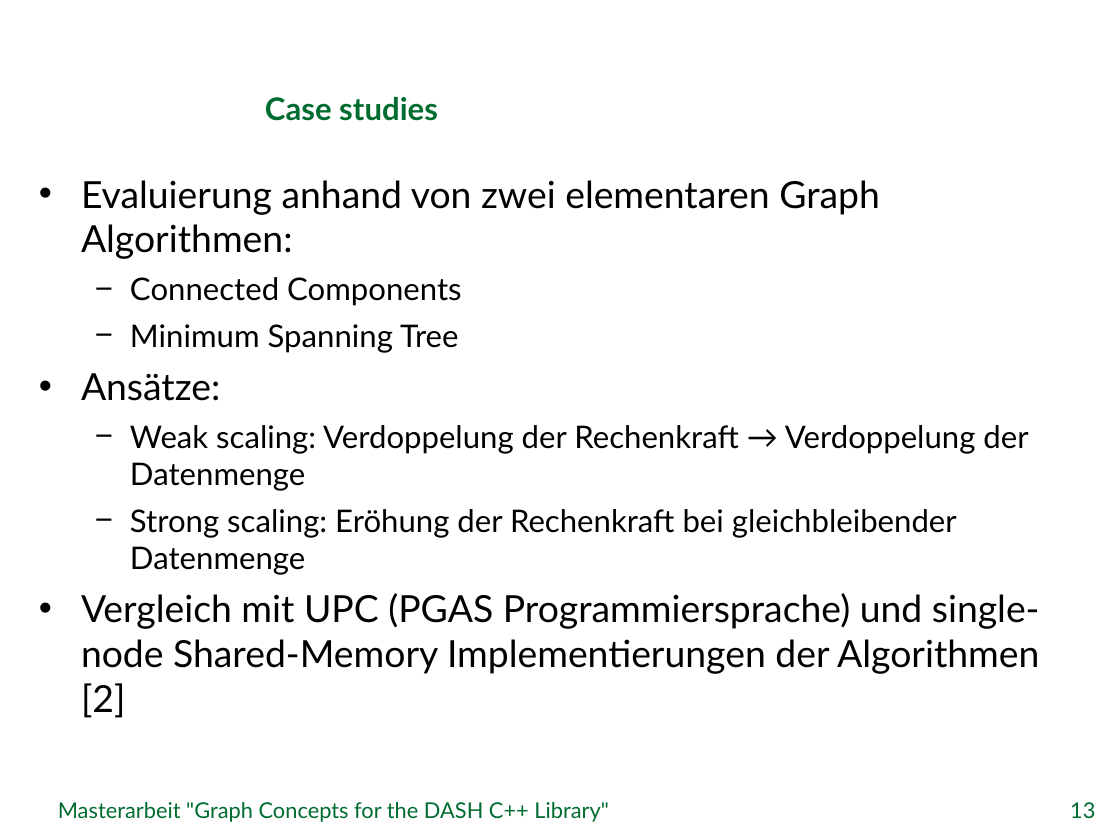
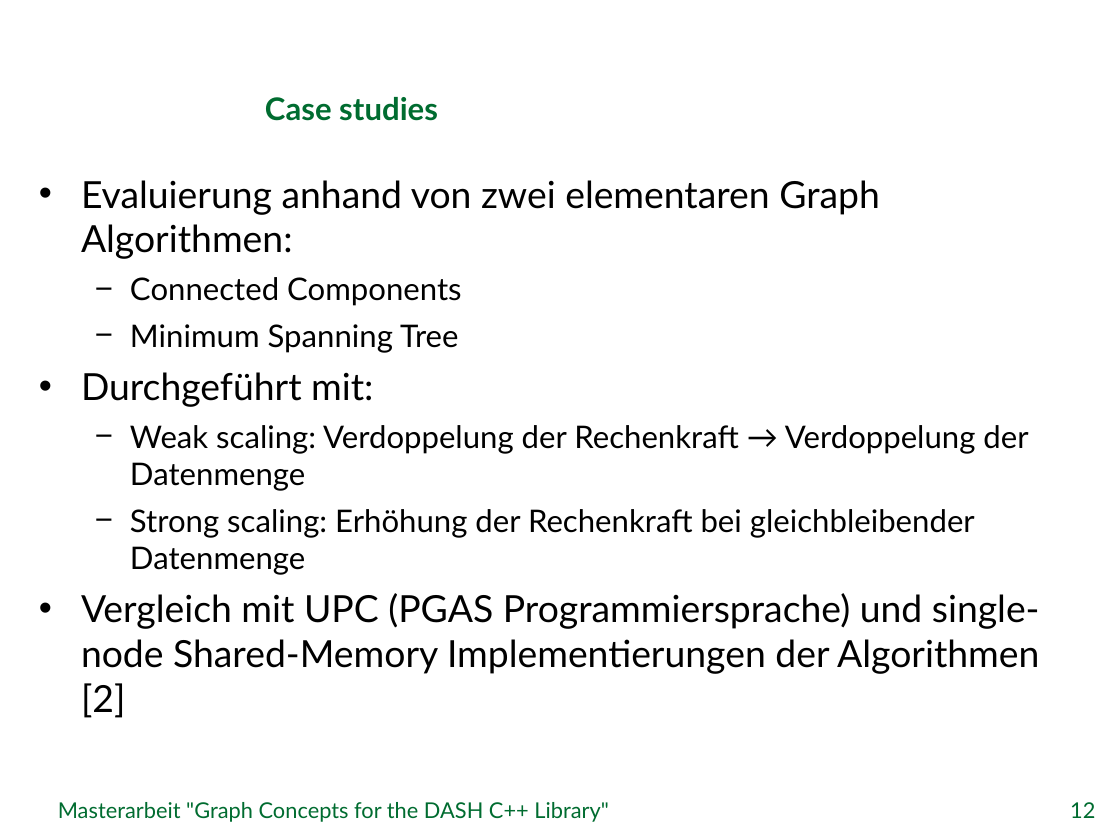
Before and after one commit to stiefn/dyn-data-structures-thesis, a slide deck: slide 12 of Folien/Abschlusssvortrag_Stefan_Effenberger.pptx (slide 13 before the commit). Drawn at 1120x840 pixels with LibreOffice and Linux fonts; fonts in the diff are those of the drawing; background and template pictures are left out. Boxes give left, top, right and bottom in pixels: in the first picture for what was removed or moved away, otherwise in the second. Text is boxed around its words. In the diff, an @@ line names an element or a change of style, - is before the commit and + after.

```diff
--- a/Folien/Abschlusssvortrag_Stefan_Effenberger.pptx
+++ b/Folien/Abschlusssvortrag_Stefan_Effenberger.pptx
@@ text at (x1=81, y1=372, x2=373, y2=407): text changed @@
-• Ansätze:
+• Durchgeführt mit:
@@ text at (x1=130, y1=509, x2=975, y2=575): text changed @@
-  − Strong scaling: Eröhung der Rechenkraft bei gleichbleibender Datenmenge
+  − Strong scaling: Erhöhung der Rechenkraft bei gleichbleibender Datenmenge
@@ page number at (x1=1070, y1=802, x2=1095, y2=818): text changed @@
-13
+12
```
Also in this commit, not shown: 8 other slides changed, 2 slides added, 2 slides removed, 1 other file.
